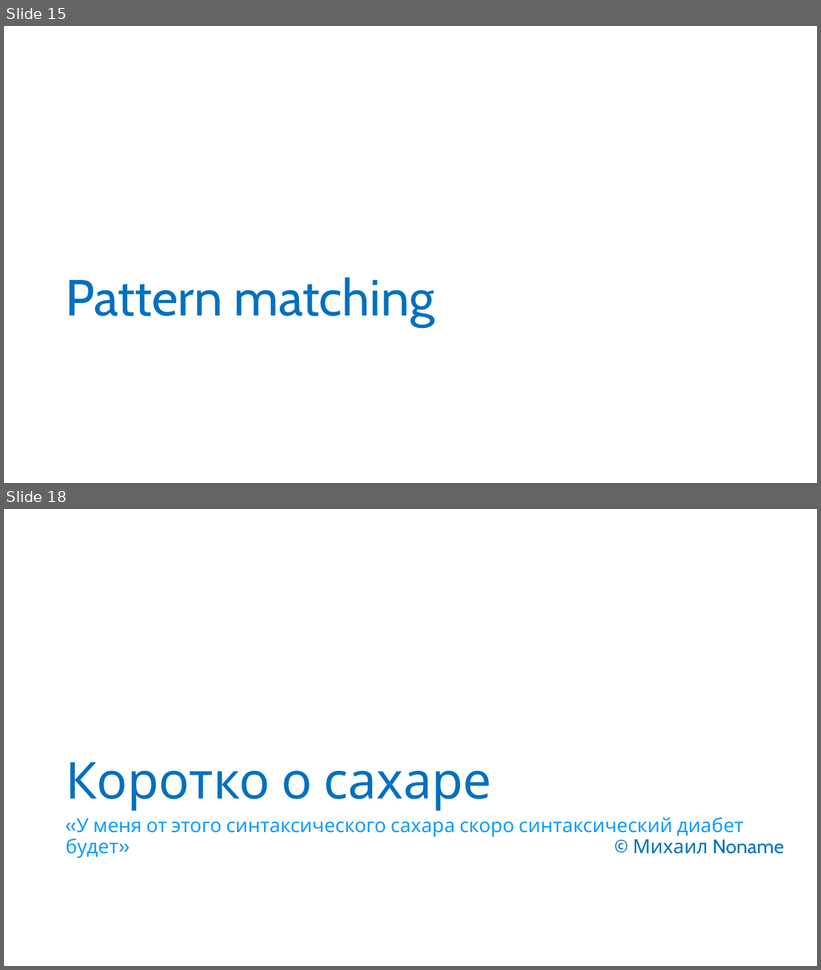
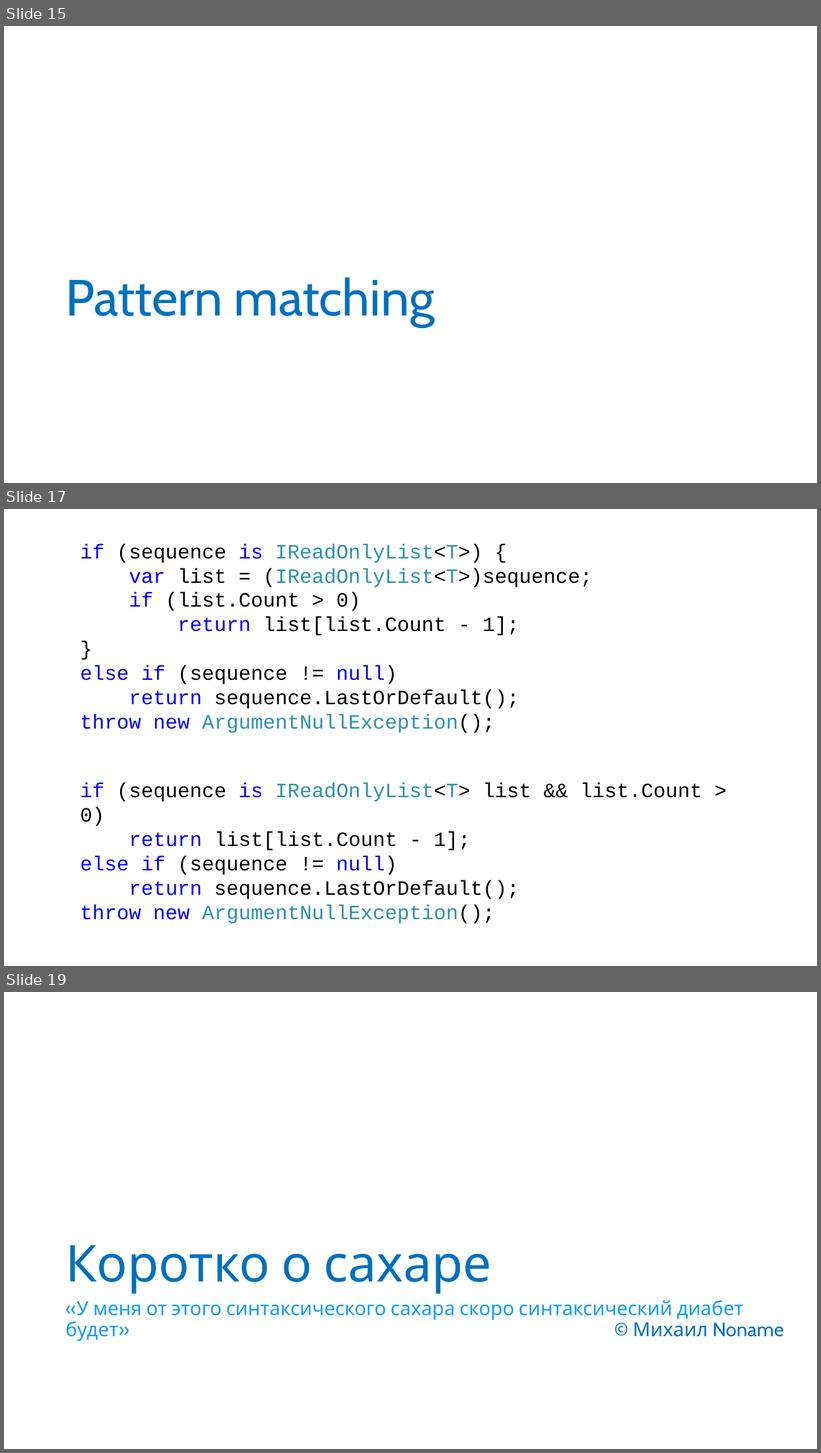
Before and after one commit to anaym/FC-CS7, a slide deck: CS7.pptx. Shown one above the other, each under a label of ours: slides 15 and 18 before the commit, slides 15, 17 and 19 after it; the slides between them are not shown. The pictures are 821x970 and 821x1453 pixels, drawn with LibreOffice and Linux fonts; fonts in the diff are those of the drawing. Boxes give left, top, right and bottom in pixels: in the first picture for what was removed or moved away, otherwise in the second. Text is boxed around its words. In the diff, an @@ line names an element or a change of style, - is before the commit and + after.

```diff
--- a/CS7.pptx
+++ b/CS7.pptx
@@ slide 17 added at bbox=[4, 509, 817, 966], background #FFFFFF @@
@@ text added at bbox=[80, 543, 593, 733], 24 pt, text #000000 @@
+if (sequence is IReadOnlyList<T>) {
+var list = (IReadOnlyList<T>)sequence;
+if (list.Count > 0)
+return list[list.Count - 1];
+}
+else if (sequence != null)
+return sequence.LastOrDefault();
+throw new ArgumentNullException();
@@ text added at bbox=[80, 783, 702, 924], 24 pt, text #000000 @@
+if (sequence is IReadOnlyList<T> list && list.Count > 0)
+return list[list.Count - 1];
+else if (sequence != null)
+return sequence.LastOrDefault();
+throw new ArgumentNullException();
@@ what was slide 18 is now slide 19 @@
```
Also in this commit, not shown: 3 slides changed, 1 other slide added, 1 slide removed, 7 other files.
